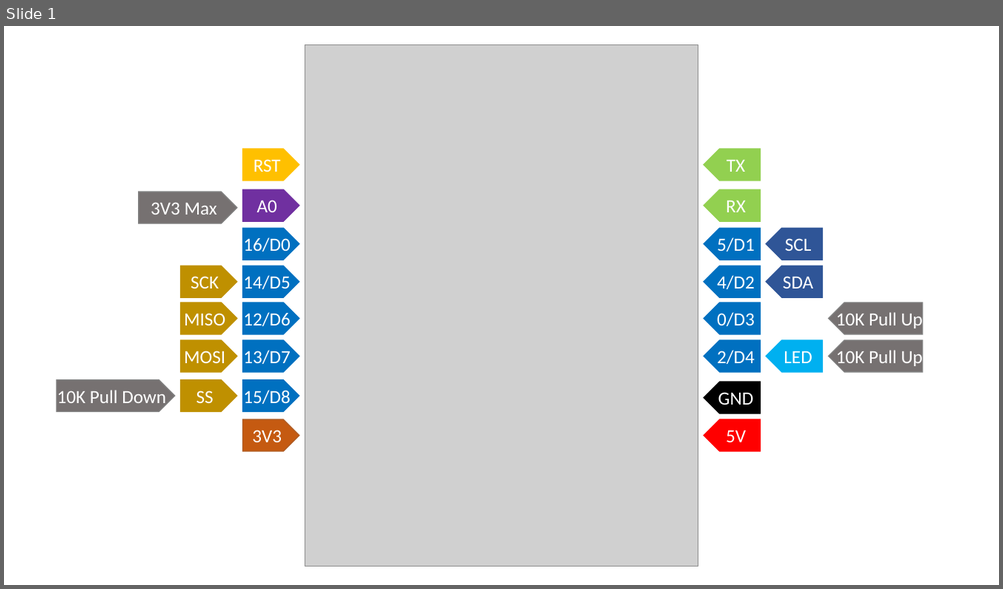
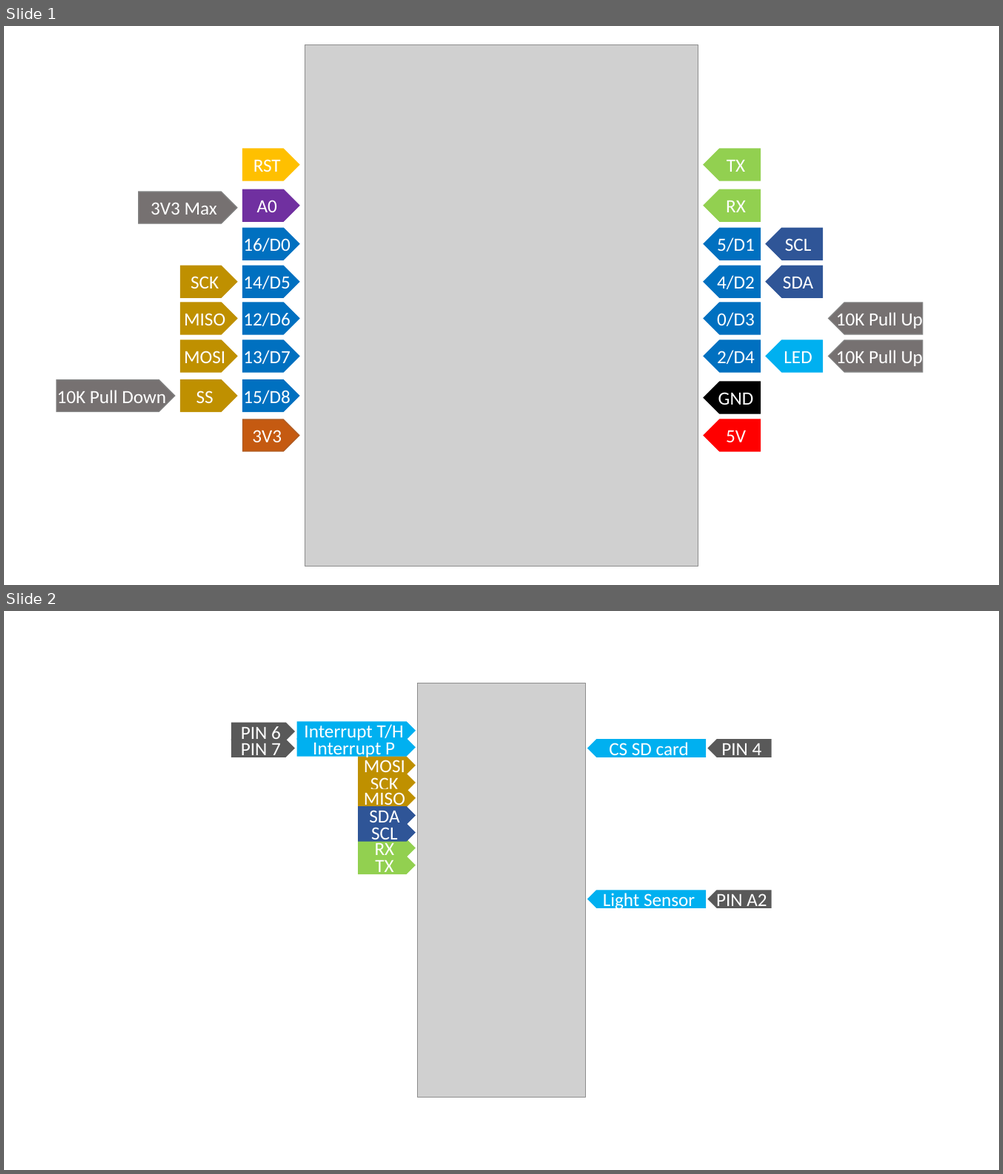
Before and after one commit to Silmaen/BaseArchi, a slide deck: doc/source_images/Schematics.pptx. Shown one above the other, each under a label of ours: slide 1 before the commit, slides 1 and 2 after it. The pictures are 1003x589 and 1003x1174 pixels, drawn with LibreOffice and Linux fonts; fonts in the diff are those of the drawing; grey boxes stand for pictures. Boxes give left, top, right and bottom in pixels: in the first picture for what was removed or moved away, otherwise in the second. Text is boxed around its words. In the diff, an @@ line names an element or a change of style, - is before the commit and + after.

```diff
--- a/doc/source_images/Schematics.pptx
+++ b/doc/source_images/Schematics.pptx
@@ slide 2 added at (4, 611, 999, 1170), background #FFFFFF @@
@@ picture added at (418, 684, 584, 1098) @@
@@ pentagon arrow added at (232, 740, 294, 758), fill #595959, outline #595959 1 pt, 18 pt, text #FFFFFF @@
+PIN 7
@@ pentagon arrow added at (232, 723, 294, 740), fill #595959, outline #595959 1 pt, 18 pt, text #FFFFFF @@
+PIN 6
@@ pentagon arrow added at (297, 738, 415, 756), fill #00B0F0, outline #00B0F0 1 pt, 18 pt, text #FFFFFF @@
+Interrupt P
@@ pentagon arrow added at (297, 722, 415, 739), fill #00B0F0, outline #00B0F0 1 pt, 18 pt, text #FFFFFF @@
+Interrupt T/H
@@ pentagon arrow added at (588, 740, 706, 758), fill #00B0F0, outline #00B0F0 1 pt, 18 pt, text #FFFFFF @@
+CS SD card
@@ pentagon arrow added at (708, 740, 771, 758), fill #595959, outline #595959 1 pt, 18 pt, text #FFFFFF @@
+PIN 4
@@ pentagon arrow added at (358, 758, 415, 775), fill #BF9000, outline #BF9000 1 pt, 18 pt, text #FFFFFF @@
+MOSI
@@ pentagon arrow added at (358, 775, 415, 792), fill #BF9000, outline #BF9000 1 pt, 18 pt, text #FFFFFF @@
+SCK
@@ pentagon arrow added at (358, 789, 415, 806), fill #BF9000, outline #BF9000 1 pt, 18 pt, text #FFFFFF @@
+MISO
@@ pentagon arrow added at (358, 807, 415, 824), fill #2F5597, outline #2F5597 1 pt, 18 pt, text #FFFFFF @@
+SDA
@@ pentagon arrow added at (358, 824, 415, 842), fill #2F5597, outline #2F5597 1 pt, 18 pt, text #FFFFFF @@
+SCL
@@ pentagon arrow added at (358, 840, 415, 857), fill #92D050, outline #92D050 1 pt, 18 pt, text #FFFFFF @@
+RX
@@ pentagon arrow added at (358, 857, 415, 874), fill #92D050, outline #92D050 1 pt, 18 pt, text #FFFFFF @@
+TX
@@ pentagon arrow added at (588, 891, 706, 908), fill #00B0F0, outline #00B0F0 1 pt, 18 pt, text #FFFFFF @@
+Light Sensor
@@ pentagon arrow added at (708, 891, 771, 908), fill #595959, outline #595959 1 pt, 18 pt, text #FFFFFF @@
+PIN A2
```
Also in this commit, not shown: 8 other files.
